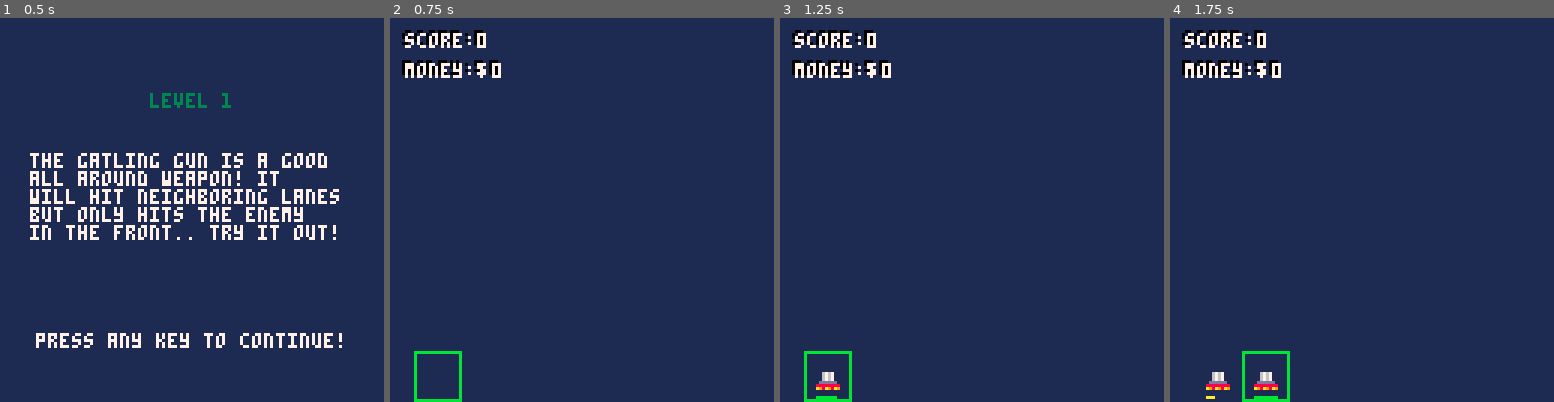
Above: before the commit, frames 1-4 (left to right).
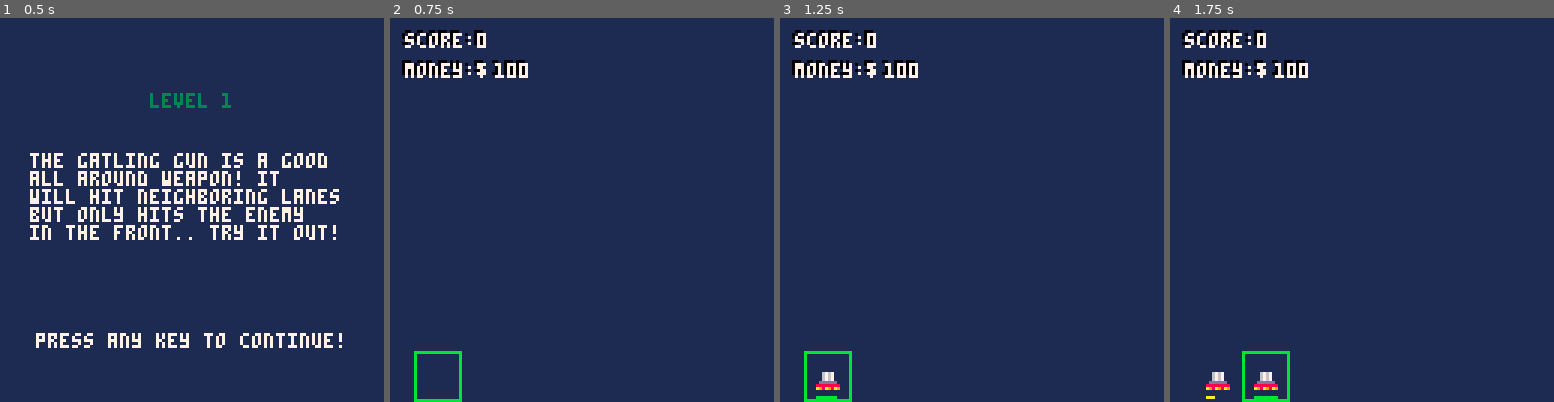
Above: after the commit, the same moments.

Repository: elennick/ggo25
Game: PICO-8 cartridge ggo25.p8
The game is run twice, just before and just after one commit, with the same random seed, the same clock (stepped at 60 frames per second) and the same inputs.
Inputs:
- Up to frame 1 (0.5 s): tap X (X key) at 0.33 s
- Up to frame 2 (0.75 s): tap O (Z key) at 0.7 s
- Up to frame 3 (1.25 s): tap X (X key) at 1.07 s
- Up to frame 4 (1.75 s): hold Right from 1.6 s (still down); tap O (Z key) at 1.7 s

Frame 1 is identical in both runs. In frame 2, 0.3% of the frame differs, in the area x 25-36%, y 10-16%; in frame 3, 0.3%; in frame 4, 0.3%.

Commit message:
created a common function to print text with a shadow

Diff:
--- a/ggo25.p8
+++ b/ggo25.p8
@@ -1,6 +1,8 @@
 pico-8 cartridge // http://www.pico-8.com
 version 43
 __lua__
+//init stuff
+
 debug = false
 start_lvl = 1
 
@@ -35,6 +37,9 @@
   show_screen("title")
 end
 
+-->8
+//update functions
+
 function _update()
 		frm += 1
   sec = flr(time())
@@ -91,6 +96,9 @@
 	   end
 	 end
 end
+
+-->8
+//draw functions
 
 function _draw()
   cls(1)
@@ -160,26 +168,20 @@
 	 end
 
   //draw score/money
-  print("score: ", 4, 4, 0)
-  print(game.score, 28, 4, 0)
-  print("score: ", 5, 5, 7)
-  print(game.score, 29, 5, 7)
-
-  print("money:$", 4, 14, 0)
-  print(game.money, 33, 14, 0)
-  print("money:$", 5, 15, 7)
-  print(game.money, 34, 15, 7)
+  print_shadowed("score: ",4,4)
+  print_shadowed(game.score,28,4)
+  print_shadowed("money:$",4,14)
+  print_shadowed(game.money,34,14)
 
   //draw cursor
   rect((cpos * 16) + 8, 111, (cpos * 16) + 23, 127, 11)
 
   //draw debug text
   if debug then
-  		print("sec: ", 10, 10, 7)
-  		print(sec, 28, 10, 7)
-
-  		print("frm: ", 10, 20, 7)
-  		print(frm, 28, 20, 7)
+  		print_shadowed("sec: ", 90, 4)
+  		print_shadowed(sec, 107, 4)
+    print_shadowed("frm: ", 90, 14)
+    print_shadowed(frm, 107, 14)
   end
 
   //check win condition
@@ -201,117 +203,24 @@
   print("press any key to play!", 20, 85, 7)
 end
 
-function reset_level()
-  game.fsls = 0 //frames since last enemy spawn
-  game.sr = 125 //enemy spawn rate in frames
-  game.sn = 3   //number of enemies per spawn
-  game.score = 0
-  game.money = 0
-end
-
-function show_screen(s)
-  //screen types
-  //"title" - title screen
-  //"intro" - level intro
-  //"game" - gameplay
-  game.curscreen = s
-end
-
-function load_level(l)
-  nmes = {}
-  twrs = {}
-  hits = {}
-  reset_level()
-  game.curlvl = lvls[l]
-  //game.money = lvls[l].money
-end
-
-function get_random_etype()
-  local values = {}
-
-  for i, tname in ipairs(game.curlvl.nmes) do
-    local t = etypes[tname]
-    add(values, t)
-  end
-  return values[flr(rnd(#values)) + 1]
-end
-
-function create_nme(lane)
-  if lane == nil then
-    lane = flr(rnd(7)) + 1
-  end
-
-  local t = get_random_etype()
-  local e = {}
-  e.lane = lane
-  e.hp = t.hp
-  e.y = -8
-  e.type = t
-  e.i = t.i      //key sprite
-  e.ftm = t.ftm  //frames to move
-  e.cftm = t.ftm //current frames to move
-  add(nmes, e)
-end
-
-function create_twr(lane, tt)
-  for i=1,#twrs do
-    local t = twrs[i]
-    if t.lane == lane then
-      return
-    end
-  end
-
-  local t = {}
-  t.type = ttypes[tt]
-  t.lane = lane
-  t.y = 120
-  t.tsf = t.type.rof
-  t.firing = false
-  add(twrs, t)
-end
-
-function fire_towers()
-  for i=1,#twrs do
-    local t = twrs[i]
-    t.tsf -= 1
-    if t.tsf <= 0 and t.type.has_targets(t) then
-      t.firing = true
-      t.tsf = t.type.rof
-      t.type.deal_damage(t)
-    elseif t.tsf <= t.type.rof - 5 then
-      t.firing = false
-    end
-  end
-end
-
-function move_enemies()
-  for i=1,#nmes do
-    local e = nmes[i]
-    e.cftm = e.cftm - 1
-    if e.cftm <= 0 then
-      e.y = e.y + 4
-      e.cftm = e.ftm
-    end
-  end
-end
 -->8
-//init types below
+//init types and data
 
 function init_nme_types()
   local t1 = {}
   t1.name = "tank"
-  t1.hp = 250
-  t1.ftm = 80
+  t1.hp = 500
+  t1.ftm = 100
   t1.i = 1
-  t1.value = 25
+  t1.value = 100
   etypes[t1.name] = t1
 
   local t2 = {}
   t2.name = "buggy"
-  t2.hp = 25
-  t2.ftm = 10
+  t2.hp = 20
+  t2.ftm = 7
   t2.i = 3
-  t2.value = 15
+  t2.value = 5
   etypes[t2.name] = t2
 
   local t3 = {}
@@ -319,15 +228,15 @@
   t3.hp = 100
   t3.ftm = 55
   t3.i = 5
-  t3.value = 20
+  t3.value = 50
   etypes[t3.name] = t3
 
   local t4 = {}
   t4.name = "mech"
-  t4.hp = 150
+  t4.hp = 100
   t4.ftm = 35
   t4.i = 7
-  t4.value = 10
+  t4.value = 50
   etypes[t4.name] = t4
 end
 
@@ -435,6 +344,8 @@
   l1.twrs = { "gatling" }
   l1.name = "level 1"
   l1.desc = "the gatling gun is a good\nall around weapon! it\nwill hit neighboring lanes\nbut only hits the enemy\nin the front.. try it out!"
+  l1.ssr = 240  //starting spawn rate in frames
+  l1.ssn = 3  //starting spawn num of nmes
   l1.fc = function(game)
     return game.score >= 250
   end
@@ -447,6 +358,8 @@
   l2.twrs = { "scatter" }
   l2.name = "level 2"
   l2.desc = "the scatter shot does\nweak damage and only hits\nclose enemies but it fires\nfast!!! try it out!"
+  l2.ssr = 120
+  l2.ssn = 5
   l2.fc = function(game)
     return game.score >= 250
   end
@@ -459,10 +372,115 @@
   l3.twrs = { "laser" }
   l3.name = "level 3"
   l3.desc = "the laser is expensive\nand fires slow but it does\nmega damage! try it out!"
+  l3.ssr = 240
+  l3.ssn = 2
   l3.fc = function(game)
     return game.score >= 250
   end
   add(lvls, l3)
+end
+-->8
+//misc functions
+
+function reset_level()
+  game.fsls = 0 //frames since last enemy spawn
+  game.sr = 999 //enemy spawn rate in frames
+  game.sn = 0   //number of enemies per spawn
+  game.score = 0
+  game.money = 0
+end
+
+function show_screen(s)
+  //screen types
+  //"title" - title screen
+  //"intro" - level intro
+  //"game" - gameplay
+  game.curscreen = s
+end
+
+function load_level(l)
+  nmes = {}
+  twrs = {}
+  hits = {}
+  reset_level()
+  game.curlvl = lvls[l]
+  game.sr = game.curlvl.ssr
+  game.sn = game.curlvl.ssn
+  game.money = game.curlvl.money
+end
+
+function get_random_etype()
+  local values = {}
+
+  for i, tname in ipairs(game.curlvl.nmes) do
+    local t = etypes[tname]
+    add(values, t)
+  end
+  return values[flr(rnd(#values)) + 1]
+end
+
+function create_nme(lane)
+  if lane == nil then
+    lane = flr(rnd(7)) + 1
+  end
+
+  local t = get_random_etype()
+  local e = {}
+  e.lane = lane
+  e.hp = t.hp
+  e.y = -8
+  e.type = t
+  e.i = t.i      //key sprite
+  e.ftm = t.ftm  //frames to move
+  e.cftm = t.ftm //current frames to move
+  add(nmes, e)
+end
+
+function create_twr(lane, tt)
+  for i=1,#twrs do
+    local t = twrs[i]
+    if t.lane == lane then
+      return
+    end
+  end
+
+  local t = {}
+  t.type = ttypes[tt]
+  t.lane = lane
+  t.y = 120
+  t.tsf = t.type.rof
+  t.firing = false
+  add(twrs, t)
+end
+
+function fire_towers()
+  for i=1,#twrs do
+    local t = twrs[i]
+    t.tsf -= 1
+    if t.tsf <= 0 and t.type.has_targets(t) then
+      t.firing = true
+      t.tsf = t.type.rof
+      t.type.deal_damage(t)
+    elseif t.tsf <= t.type.rof - 5 then
+      t.firing = false
+    end
+  end
+end
+
+function move_enemies()
+  for i=1,#nmes do
+    local e = nmes[i]
+    e.cftm = e.cftm - 1
+    if e.cftm <= 0 then
+      e.y = e.y + 4
+      e.cftm = e.ftm
+    end
+  end
+end
+
+function print_shadowed(t,x,y)
+  print(t,x,y,0)
+  print(t,x+1,y+1,7)
 end
 __gfx__
 00000000000000000000000000000898000088980000004000000400000000000000000000000000000000000000000000000000000000000000000000000000
@@ -473,8 +491,8 @@
 00700700055555500555555000676880006768004944459449444594000ee000000ee00d00000000008800000000080008000880000880008000000080008800
 0000000056767675576767650076700000000000409999044099990400e00e00000e0e0000000000000888888000080008000880000080008000000080000800
 000000000555555005555550000000000076700040000040040000040e00e00000e00e0000000000000000008000080008000880000880008888800080008800
-00000000000c8000000000006009a005000000008989a89800000000000000000000000000000000000000000800080008000880000800008000000088880000
-00000000000c800000000000059a9a00000660000a8669a000000000000000000006600000000000000880000800080008800888888800008000000088880000
+00000000000c8000000000006009a005000000000989a89000000000000000000000000000000000000000000800080008000880000800008000000088880000
+00000000000c800000000000059a9a00000660000a8a99a000000000000000000006600000000000000880000800080008800888888800008000000088880000
 00000000000c80000067670000767606000660000096680000000000006565000006600000000000000088000800080008800880000000008800000008088000
 00055000000550000067670050767650000550000005500000055000006565000005500000000000000008888800088088000880000000008888000008008000
 00222200002222000067670000767600005555000055550000555500006565000055550000000000000000000000008880000880000c00000000888008000800
